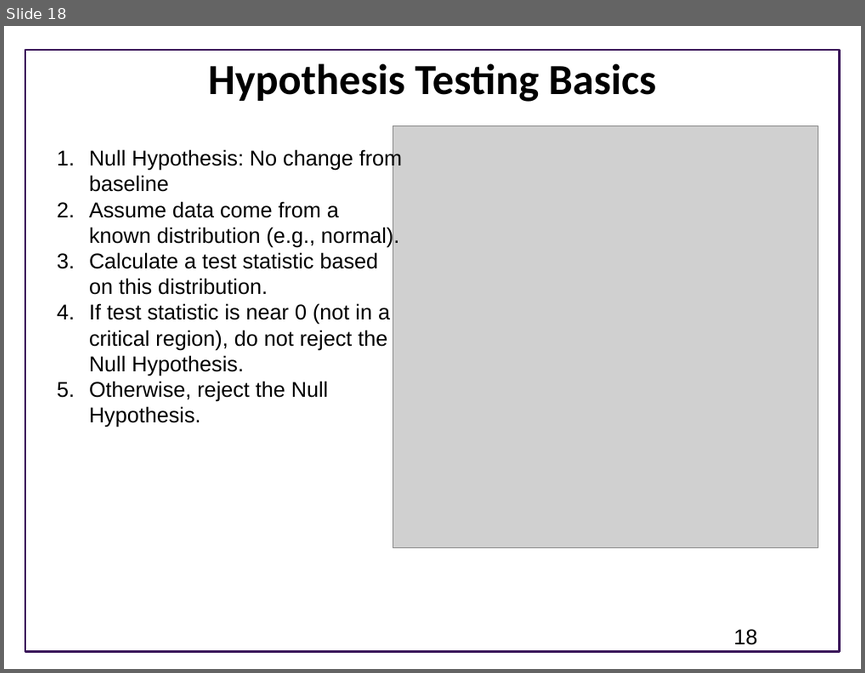
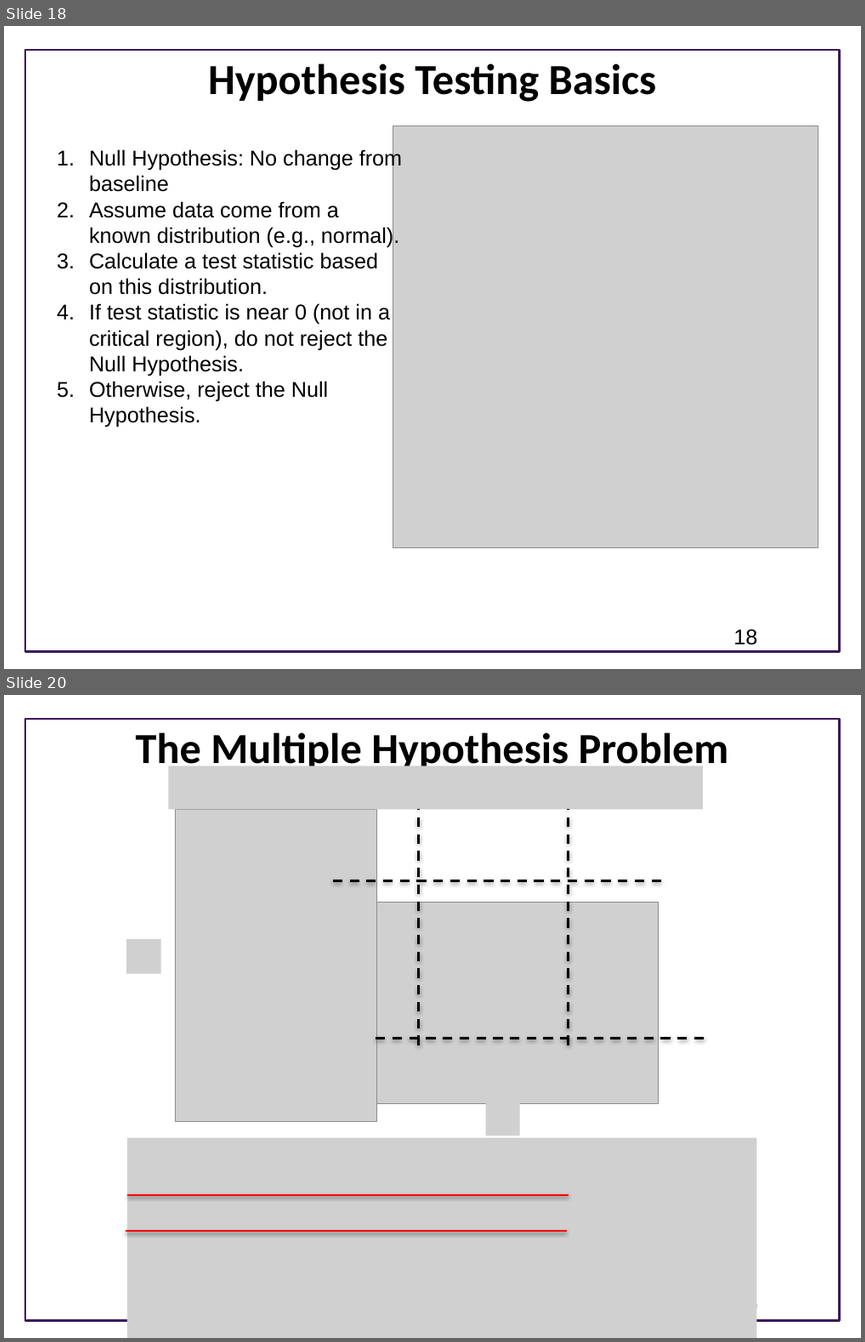
Before and after one commit to ModelEngineering/advancing-biomedical-models, a slide deck: Lectures/week_4/CSE 599V Lecture 9 - Estimating Confidence in Models and Parameters- I .pptx. Shown one above the other, each under a label of ours: slide 18 before the commit, slides 18 and 20 after it; the slides between them are not shown. The pictures are 865x673 and 865x1342 pixels, drawn with LibreOffice and Linux fonts; fonts in the diff are those of the drawing; grey boxes stand for pictures; background and template pictures are left out. Boxes give left, top, right and bottom in pixels: in the first picture for what was removed or moved away, otherwise in the second. Text is boxed around its words. In the diff, an @@ line names an element or a change of style, - is before the commit and + after.

```diff
--- a/Lectures/week_4/CSE 599V Lecture 9 - Estimating Confidence in Models and Parameters- I .pptx
+++ b/Lectures/week_4/CSE 599V Lecture 9 - Estimating Confidence in Models and Parameters- I .pptx
@@ slide 20 added at <box>4,695,861,1338</box>, background #FFFFFF; not listed: 1 template element that a slide beside it also shows @@
@@ title added at <box>136,732,729,773</box>, 36 pt, text #000000, bold @@
+The Multiple Hypothesis Problem
@@ picture added at <box>169,766,704,809</box> @@
@@ picture added at <box>175,810,376,1121</box> @@
@@ line added from (418, 1044) to (418, 809), #000000 2 pt dashed @@
@@ line added from (568, 1044) to (568, 809), #000000 2 pt dashed @@
@@ line added from (661, 881) to (332, 881), #000000 2 pt dashed @@
@@ picture added at <box>347,902,658,1104</box> @@
@@ picture added at <box>126,939,160,974</box> @@
@@ line added from (704, 1038) to (375, 1038), #000000 2 pt dashed @@
@@ picture added at <box>485,1101,520,1135</box> @@
@@ picture added at <box>127,1138,757,1338</box> @@
@@ line added from (568, 1195) to (127, 1195), #FF0000 2 pt @@
@@ line added from (566, 1231) to (126, 1231), #FF0000 2 pt @@
@@ page number added at <box>733,1294,757,1318</box>, 18 pt, text #000000 @@
+20
```
Also in this commit, not shown: 1 slide changed, 1 other slide added, 1 slide removed, 1 other file.
